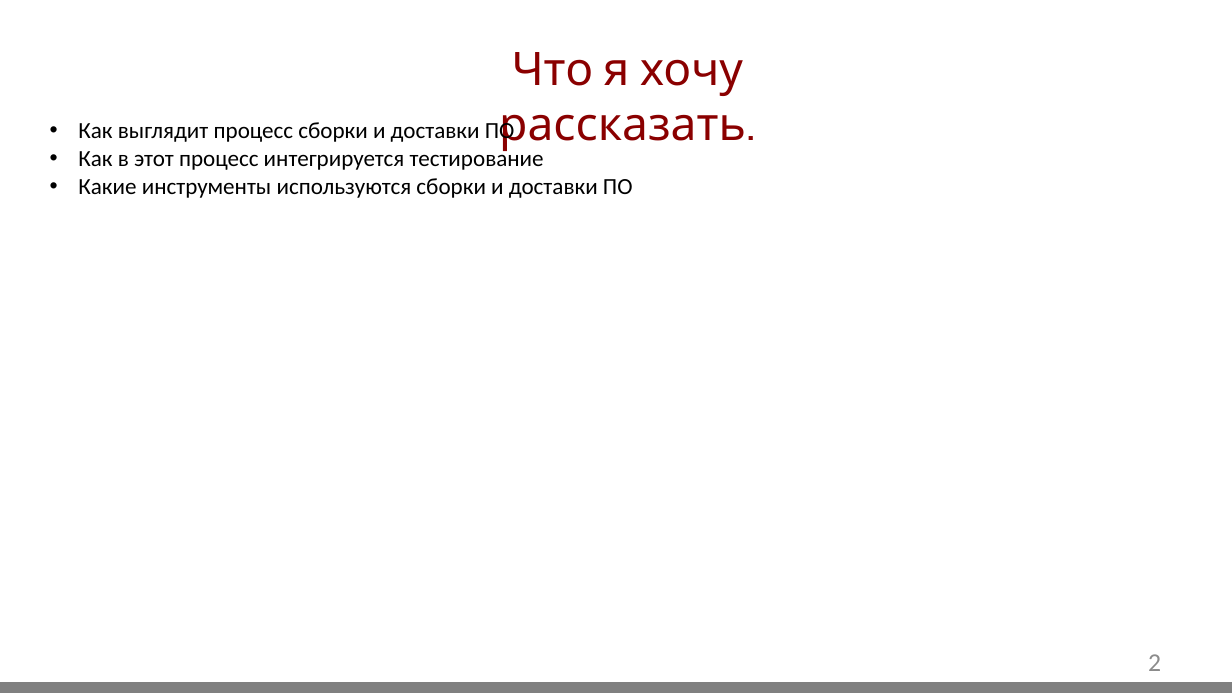
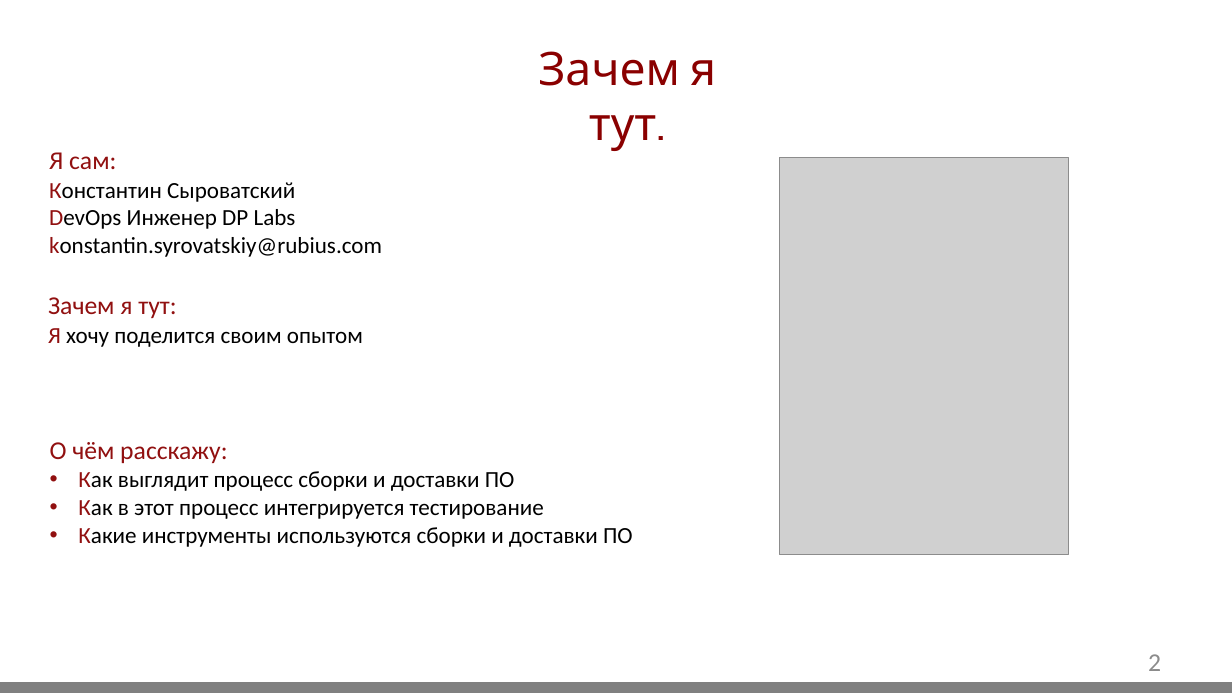
Before and after one commit to GidMaster/qa-courses, a slide deck: slide 2 of lection.pptx. Drawn at 1232x693 pixels with LibreOffice and Linux fonts; fonts in the diff are those of the drawing; grey boxes stand for pictures; background and template pictures are left out. Boxes give left, top, right and bottom in pixels: in the first picture for what was removed or moved away, otherwise in the second. Text is boxed around its words. In the diff, an @@ line names an element or a change of style, - is before the commit and + after.

```diff
--- a/lection.pptx
+++ b/lection.pptx
@@ text at (538,51,716,151): text changed @@
-Что я хочу рассказать.
+Зачем я тут.
@@ text added at (49,152,382,257), 18 pt, text #000000 @@
+Я сам:
+Константин Сыроватский
+DevOps Инженер DP Labs
+konstantin.syrovatskiy@rubius.com
@@ picture added at (780,157,1068,555) @@
@@ text added at (48,297,363,347), 18 pt, text #000000 @@
+Зачем я тут:
+Я хочу поделится своим опытом
@@ text "О чём расскажу:": place and size @@
-text "О чём расскажу:" at (78,119,633,198)
+text "О чём расскажу:" at (50,442,633,547)
@@ text at (50,442,227,463): paragraph added @@
+О чём расскажу:
@@ text at (78,471,633,547): text colour #000000 to #911010 in "Как", "Как", "Какие" @@
```
Also in this commit, not shown: 11 other slides changed, 14 slides added, 4 slides removed.
